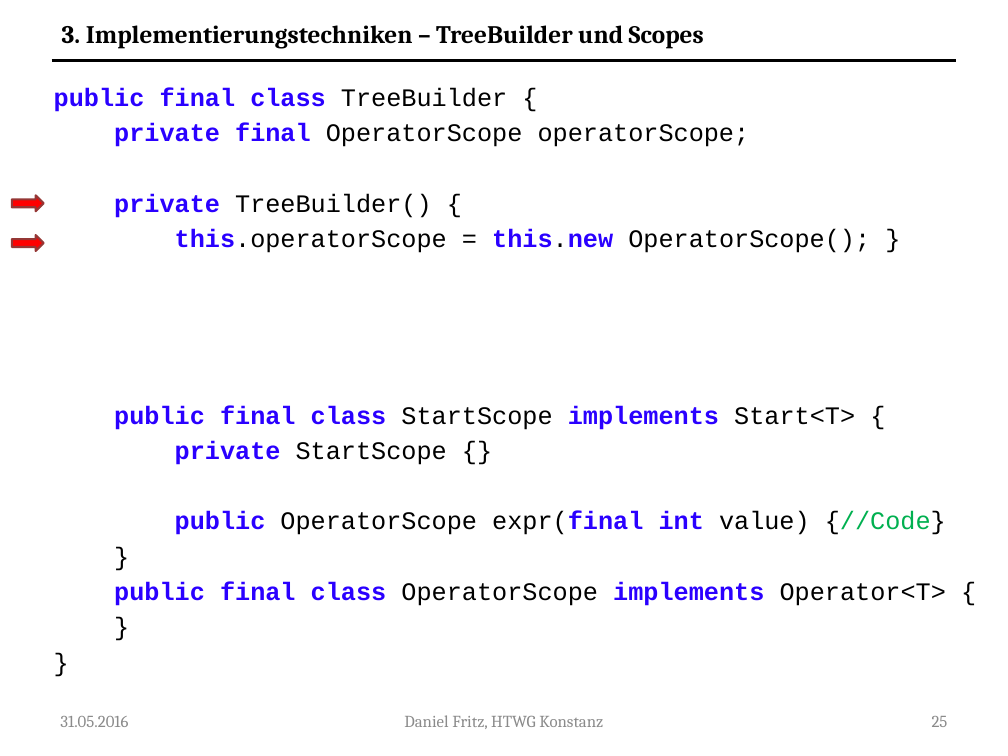
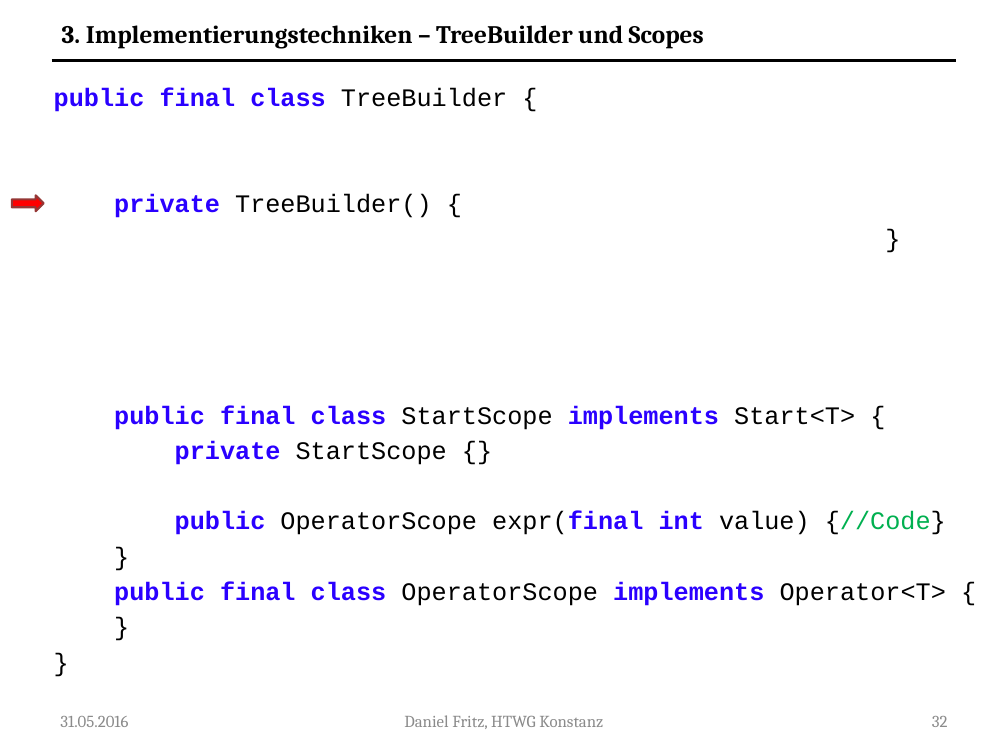
Before and after one commit to Guldenbart/MA, a slide deck: slide 32 of ppt/MA_neu.pptx (slide 25 before the commit). Drawn at 1008x756 pixels with LibreOffice and Linux fonts; fonts in the diff are those of the drawing. Boxes give left, top, right and bottom in pixels: in the first picture for what was removed or moved away, otherwise in the second. Text is boxed around its words. In the diff, an @@ line names an element or a change of style, - is before the commit and + after.

```diff
--- a/ppt/MA_neu.pptx
+++ b/ppt/MA_neu.pptx
@@ text at (114,123,750,147): paragraph removed @@
-private final OperatorScope operatorScope;
@@ right arrow removed at (12,235,43,251) @@
@@ text at (175,229,870,253): text changed @@
-this.operatorScope = this.new OperatorScope(); }
+}
@@ page number at (932,716,948,727): text changed @@
-25
+32
```
Also in this commit, not shown: 25 other slides changed, 16 slides added, 1 other file.
